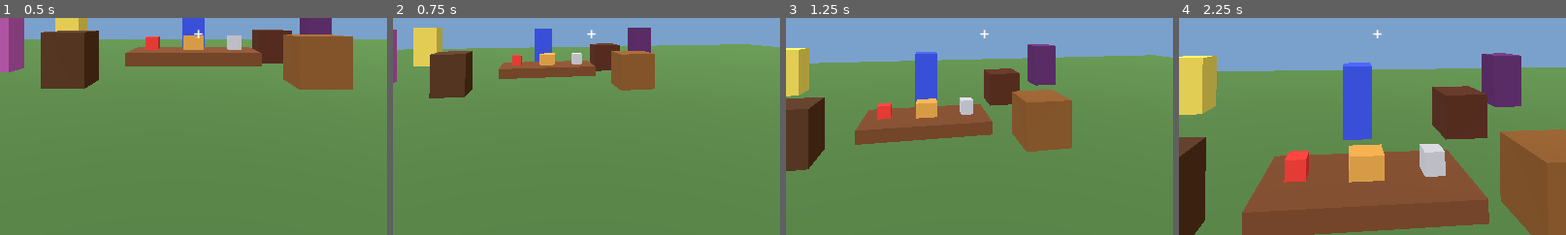
Above: before the commit, frames 1-4 (left to right).
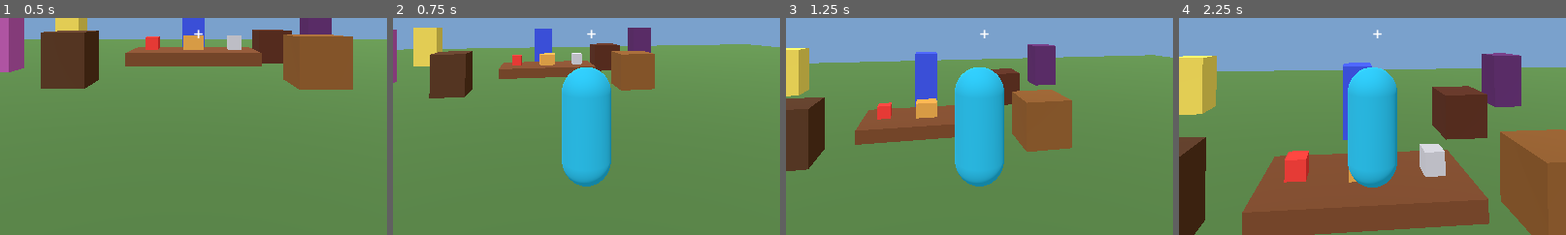
Above: after the commit, the same moments.

Repository: Leegilley89/The-Weight-of-the-World
Game: Godot game, scene res://scenes/main.tscn
Two runs of this game, one before a commit and one after it. Both use one fixed random seed, a clock stepped at 60 frames per second and the inputs below.
Inputs (mouse positions are % of the whole screen's width and height, from its top left):
- Up to frame 1 (0.5 s): no input
- Up to frame 2 (0.75 s): tap Enter at 0.5 s; move the mouse to (55, 50) at 0.52 s; hold W from 0.53 s (still down); tap V at 0.6 s
- Up to frame 3 (1.25 s): keep holding W; tap Space at 0.77 s
- Up to frame 4 (2.25 s): keep holding W; move the mouse to (45, 50) at 1.27 s; tap E at 1.35 s; tap Space at 1.52 s; move the mouse to (52, 48) at 2.02 s; tap Tab at 2.1 s
The pictures show only the part of the screen within x 25-75%, y 49-99%; the shares and areas given below are measured in that part.

Frame 1 is identical in both runs. In frame 2, 6.4% of the frame differs, in the area x 43-57%, y 22-78%; in frame 3, 6.4%; in frame 4, 6.4%, in the area x 43-57%, y 22-79%.

Commit message:
Fix third-person view with visible placeholder player avatar

Diff:
--- a/scripts/main.gd
+++ b/scripts/main.gd
@@ -5,6 +5,7 @@
 var player: CharacterBody3D
 var pivot: Node3D
 var camera: Camera3D
+var player_visual: Node3D
 var hud: Label
 var third_person := false
 var inventory: Array[String] = []
@@ -80,6 +81,30 @@
     capsule.radius = .35
     collision.shape = capsule
     player.add_child(collision)
+    # Placeholder avatar for third-person view. The collision body alone is invisible.
+    player_visual = Node3D.new()
+    player_visual.name = "PlayerVisual"
+    player.add_child(player_visual)
+    var torso := MeshInstance3D.new()
+    torso.name = "Body"
+    var torso_mesh := CapsuleMesh.new()
+    torso_mesh.radius = 0.32
+    torso_mesh.height = 1.5
+    torso.mesh = torso_mesh
+    var body_mat := StandardMaterial3D.new()
+    body_mat.albedo_color = Color(0.12, 0.65, 0.8)
+    torso.material_override = body_mat
+    player_visual.add_child(torso)
+    var facing := MeshInstance3D.new()
+    facing.name = "FacingMarker"
+    var facing_mesh := BoxMesh.new()
+    facing_mesh.size = Vector3(0.24, 0.24, 0.12)
+    facing.mesh = facing_mesh
+    facing.position = Vector3(0, 0.25, -0.32)
+    var facing_mat := StandardMaterial3D.new()
+    facing_mat.albedo_color = Color(1.0, 0.75, 0.16)
+    facing.material_override = facing_mat
+    player_visual.add_child(facing)
     pivot = Node3D.new()
     pivot.position.y = .65
     player.add_child(pivot)
@@ -102,6 +127,7 @@
     layer.add_child(crosshair)
 
 func _update_camera() -> void:
+    player_visual.visible = third_person
     if third_person:
         camera.position = Vector3(0,.7,3.7)
     else:
